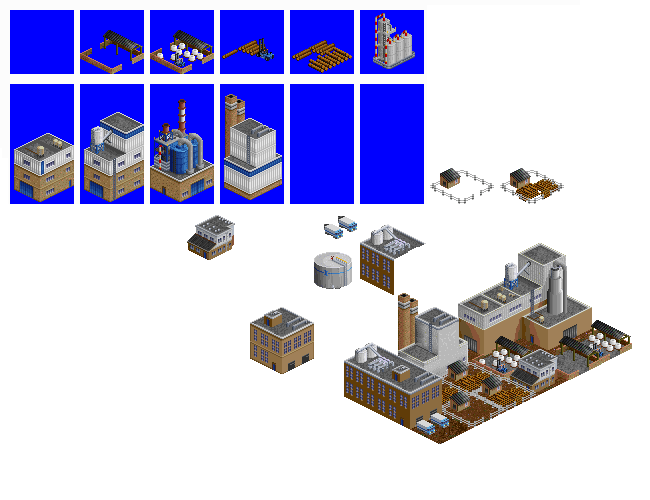
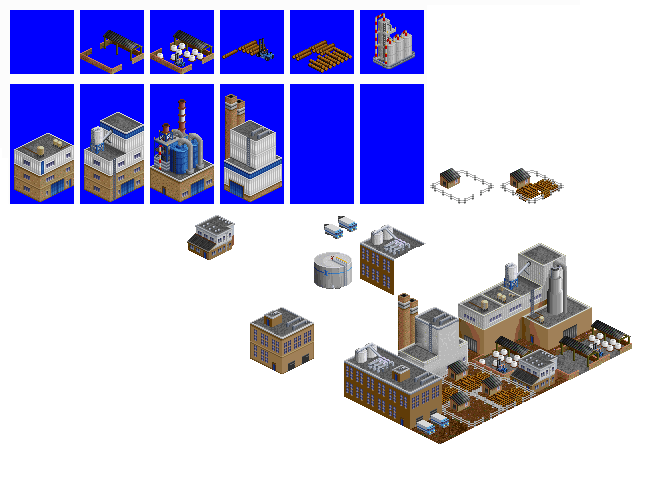
Layers edited between the first and the second w=650, h=500 image:
painted on "kraft mill 2" over (84, 146, 136, 199)
painted on "kraft mill 1" over (14, 135, 72, 199)
added layer "Layer 8" in group "boilerhouse" over (229, 177, 244, 199)
painted on "boilerhouse" (2nd of 2, in "boilerhouse") over (224, 118, 282, 202)
painted on "chimneys" over (225, 121, 245, 160)
